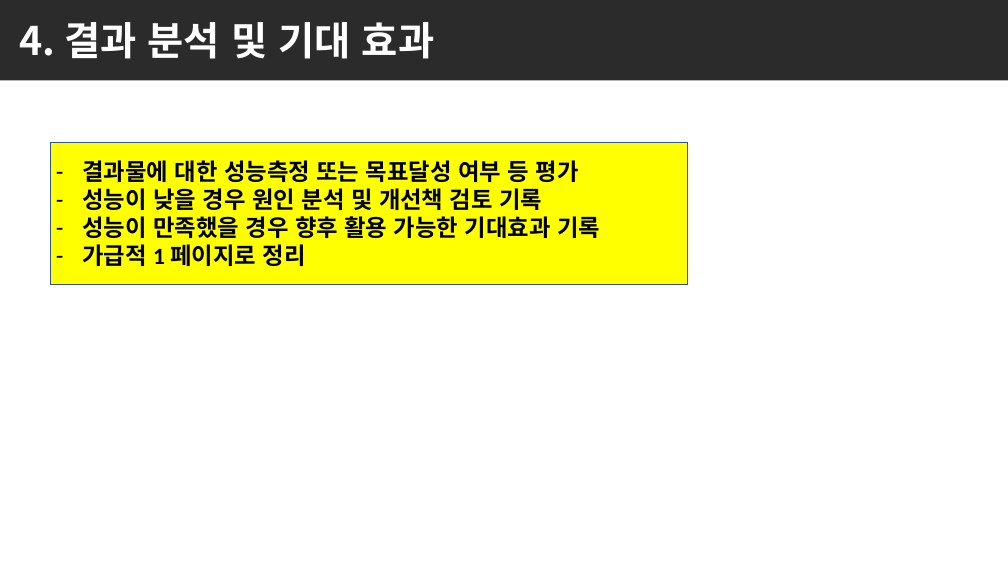
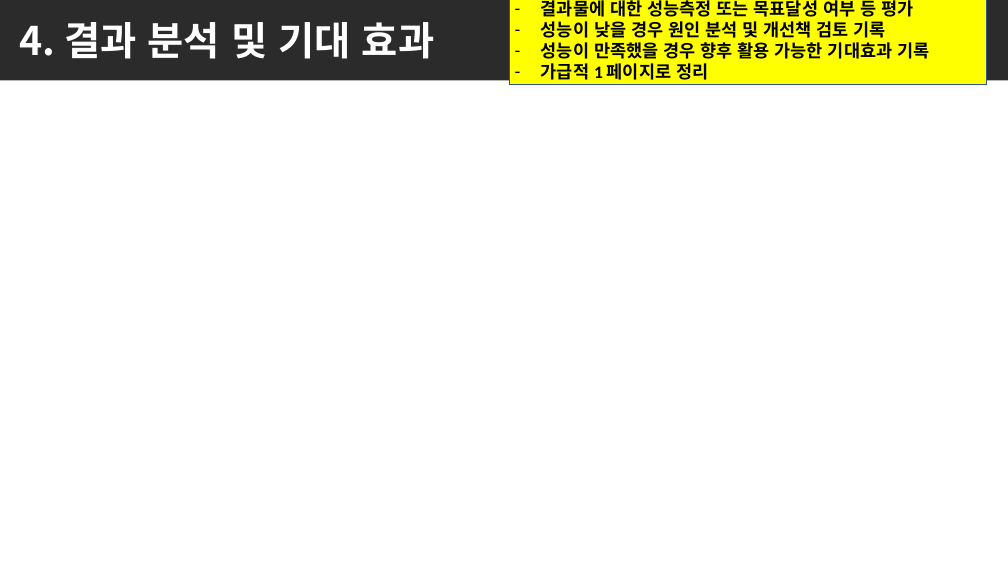
Before and after one commit to jewon1230-wq/For_transfer_files_jw, a slide deck: slide 8 of LG_부트캠프_12기_C반_프로젝트일정_및_최종제출결과물_3팀/LG_부트캠프_12기_C반_최종결과물(3팀)/결과보고서/4.LG_부트캠프_12기_C반_결과보고서(3팀)_v1.pptx (slide 6 before the commit). Drawn at 1008x567 pixels with LibreOffice and Linux fonts; fonts in the diff are those of the drawing; background and template pictures are left out; a plain dark background stands for a picture behind light text. Boxes give left, top, right and bottom in pixels: in the first picture for what was removed or moved away, otherwise in the second. Text is boxed around its words. In the diff, an @@ line names an element or a change of style, - is before the commit and + after.

```diff
--- a/LG_부트캠프_12기_C반_프로젝트일정_및_최종제출결과물_3팀/LG_부트캠프_12기_C반_최종결과물(3팀)/결과보고서/4.LG_부트캠프_12기_C반_결과보고서(3팀)_v1.pptx
+++ b/LG_부트캠프_12기_C반_프로젝트일정_및_최종제출결과물_3팀/LG_부트캠프_12기_C반_최종결과물(3팀)/결과보고서/4.LG_부트캠프_12기_C반_결과보고서(3팀)_v1.pptx
@@ rectangle "결과물에 대한 성능측정 또는 목표달성 ...": place and size @@
-rectangle "결과물에 대한 성능측정 또는 목표달성 ..." at [51,143,688,284]
+rectangle "결과물에 대한 성능측정 또는 목표달성 ..." at [509,0,986,85]
@@ rectangle "결과물에 대한 성능측정 또는 목표달성 ..." at [509,0,986,85]: size 32 to 24 pt @@
```
Also in this commit, not shown: 6 other slides changed, 2 slides added.
